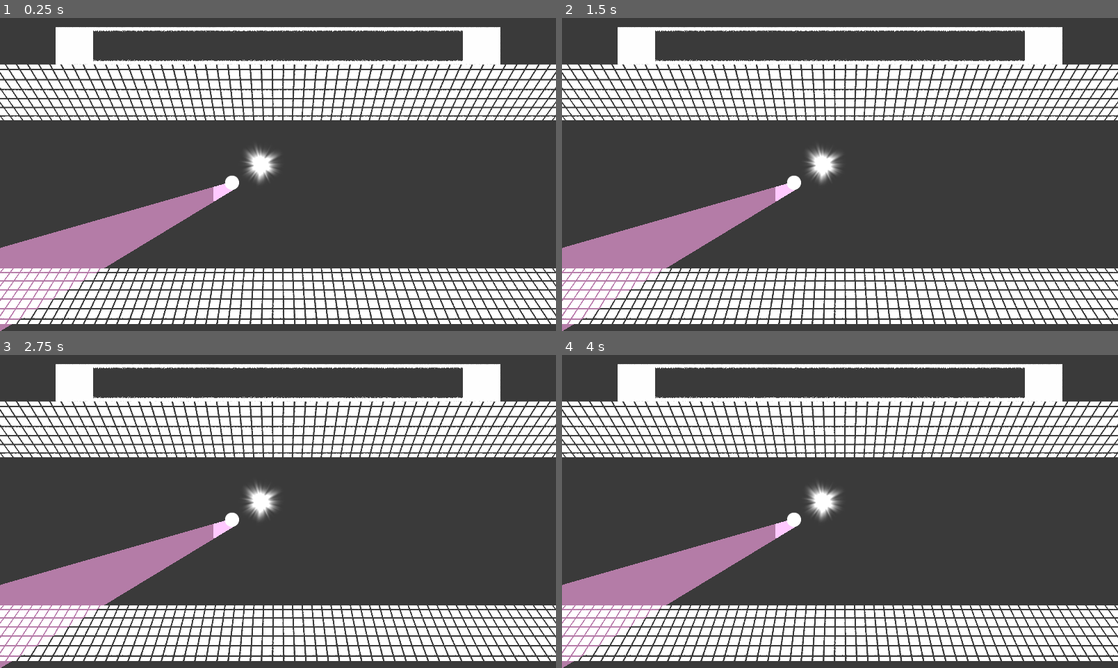
Above: before the commit, frames 1-4 (two rows, left to right).
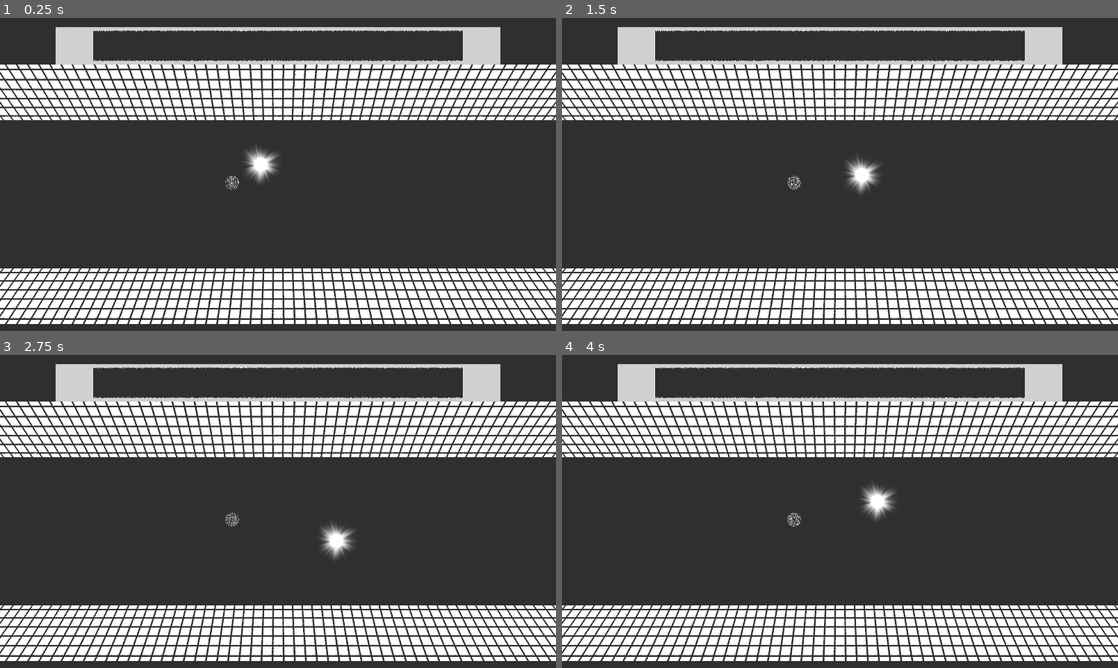
Above: after the commit, the same moments.

Repository: ktosox/Wild_Jam_10_2019
Game: Godot game, scene res://GameParts/BattleGround/BattleGround.tscn
The game is run twice, just before and just after one commit, with the same random seed, the same clock (stepped at 60 frames per second) and the same inputs. The project has no main scene, so this scene is started directly.
Inputs:
- Up to frame 1 (0.25 s): no input
- Up to frame 2 (1.5 s): hold Right (ui_right) 0.53-1.28 s; hold Down (ui_down) from 1.28 s (still down)
- Up to frame 3 (2.75 s): release Down (ui_down) at 2.03 s; hold Right (ui_right) from 2.03 s (still down)
- Up to frame 4 (4 s): release Right (ui_right) at 2.78 s; hold Up (ui_up) 2.78-3.53 s; hold Left (ui_left) from 3.53 s (still down)

The runs differ from the first frame. In frame 1, 13% of the frame differs, in the area x 0-100%, y 2-100%; in frame 2, 14%; in frame 3, 14%; in frame 4, 14%.

Commit message:
adding shaders

Diff:
--- a/GameParts/Dudes/BasicBob.tscn
+++ b/GameParts/Dudes/BasicBob.tscn
@@ -1,25 +1,21 @@
 [gd_scene load_steps=4 format=2]
 
-[ext_resource path="res://Resources/Particles/effect4.png" type="Texture" id=1]
+[ext_resource path="res://Resources/Shaders/Layer1.tres" type="Material" id=1]
+[ext_resource path="res://Resources/Particles/effect4.png" type="Texture" id=2]
 
 [sub_resource type="CapsuleShape2D" id=1]
 radius = 15.0
-
-[sub_resource type="OccluderPolygon2D" id=2]
-polygon = PoolVector2Array( 0.335373, -31.5491, -16.1069, -29.224, -23.5806, -21.252, -16.1069, -12.1174, -6.14188, -6.13838, 7.31087, -6.80272, 17.1098, -12.4496, 23.421, -22.0824, 16.7776, -28.8918 )
 
 [node name="BasicBob" type="RigidBody2D"]
 gravity_scale = 0.0
 
 [node name="effect4" type="Sprite" parent="."]
+material = ExtResource( 1 )
 position = Vector2( 0, -30 )
 scale = Vector2( 2, 2 )
-texture = ExtResource( 1 )
+texture = ExtResource( 2 )
 
 [node name="CollisionShape2D" type="CollisionShape2D" parent="."]
 position = Vector2( 0, -15 )
 rotation = 1.5708
 shape = SubResource( 1 )
-
-[node name="LightOccluder2D" type="LightOccluder2D" parent="."]
-occluder = SubResource( 2 )
--- a/GameParts/Player/Player.gd
+++ b/GameParts/Player/Player.gd
@@ -3,16 +3,24 @@
 # Declare member variables here. Examples:
 # var a = 2
 # var b = "text"
-var speed = 30
+var speed = 3
+
 
 # Called when the node enters the scene tree for the first time.
 func _ready():
 	pass # Replace with function body.
 
 
-
-
 # Called every frame. 'delta' is the elapsed time since the previous frame.
 func _process(delta):
-
+	var direction = Vector2()
+	if(Input.is_action_pressed("ui_down")):
+		direction += Vector2(0,1)
+	if(Input.is_action_pressed("ui_up")):
+		direction += Vector2(0,-1)
+	if(Input.is_action_pressed("ui_left")):
+		direction += Vector2(-1,0)
+	if(Input.is_action_pressed("ui_right")):
+		direction += Vector2(1,0)
+	move_and_collide(direction * speed)
 	pass
--- a/GameParts/Player/Player.tscn
+++ b/GameParts/Player/Player.tscn
@@ -1,9 +1,8 @@
-[gd_scene load_steps=6 format=2]
+[gd_scene load_steps=5 format=2]
 
 [ext_resource path="res://GameParts/Player/Player.gd" type="Script" id=1]
 [ext_resource path="res://Resources/Particles/effect9.png" type="Texture" id=2]
 [ext_resource path="res://Resources/Particles/effect4.png" type="Texture" id=3]
-[ext_resource path="res://Resources/Light/effect_un_light.png" type="Texture" id=4]
 
 [sub_resource type="CapsuleShape2D" id=1]
 radius = 15.0
@@ -25,11 +24,3 @@
 position = Vector2( 0, -30 )
 scale = Vector2( 2, 2 )
 texture = ExtResource( 3 )
-
-[node name="Light2D" type="Light2D" parent="."]
-texture = ExtResource( 4 )
-texture_scale = 20.0
-range_height = 6.5
-shadow_enabled = true
-shadow_color = Color( 0.521569, 0.301961, 0.470588, 1 )
-shadow_gradient_length = 2.0
--- /dev/null
+++ b/Resources/Shaders/Layer1.tres
@@ -0,0 +1,16 @@
+[gd_resource type="ShaderMaterial" load_steps=2 format=2]
+
+[sub_resource type="Shader" id=1]
+code = "shader_type canvas_item;
+render_mode blend_mix;
+uniform float amount = 2.0;
+void fragment() {
+	float a = fract(sin(dot(UV, vec2(134.128, 63.773))) * (538.71+0.3*sin(TIME)+2.7*cos(TIME)-5.0*sin(TIME)));
+	vec4 col = texture(TEXTURE, UV);
+	col.a *= pow(a, amount);
+	COLOR = col;
+}	"
+
+[resource]
+shader = SubResource( 1 )
+shader_param/amount = 2.47
--- a/ShaderManager.tscn
+++ b/ShaderManager.tscn
@@ -1,8 +1,34 @@
-[gd_scene load_steps=2 format=2]
+[gd_scene load_steps=4 format=2]
 
 [ext_resource path="res://ShaderManager.gd" type="Script" id=1]
+[ext_resource path="res://Resources/Shaders/Layer1.tres" type="Material" id=2]
+
+[sub_resource type="Animation" id=1]
+resource_name = "appear"
+loop = true
+tracks/0/type = "value"
+tracks/0/path = NodePath(".:material:shader_param/amount")
+tracks/0/interp = 1
+tracks/0/loop_wrap = true
+tracks/0/imported = false
+tracks/0/enabled = true
+tracks/0/keys = {
+"times": PoolRealArray( 0, 1 ),
+"transitions": PoolRealArray( 1, 1 ),
+"update": 0,
+"values": [ 0.0, 60.0 ]
+}
 
 [node name="ShaderManager" type="Node"]
 script = ExtResource( 1 )
 
-[node name="AnimationPlayer" type="AnimationPlayer" parent="."]
+[node name="Layer1" type="Node2D" parent="."]
+material = ExtResource( 2 )
+
+[node name="AnimationPlayer" type="AnimationPlayer" parent="Layer1"]
+autoplay = "appear"
+anims/appear = SubResource( 1 )
+
+[node name="Layer2" type="Node2D" parent="."]
+
+[node name="Layer3" type="Node2D" parent="."]
